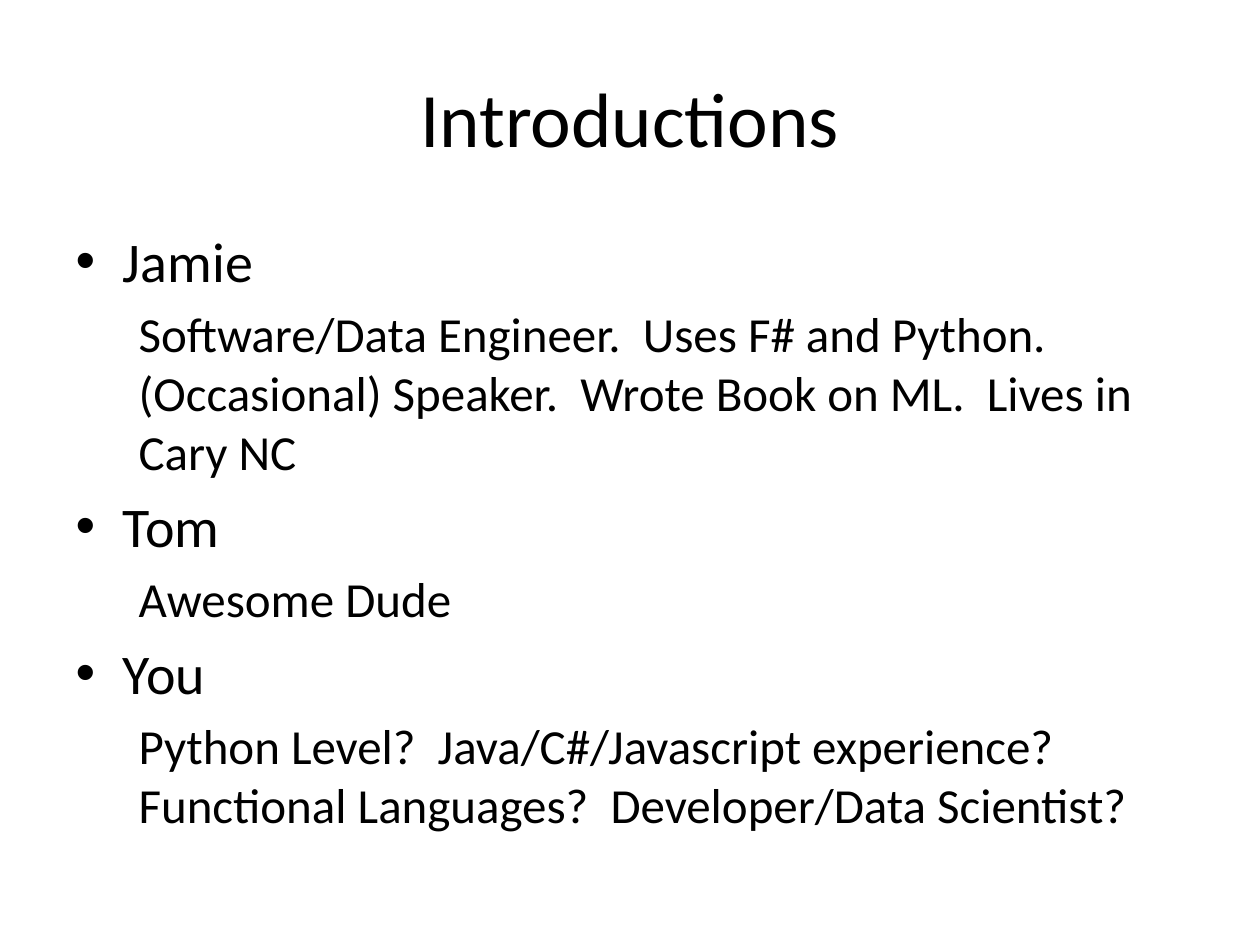
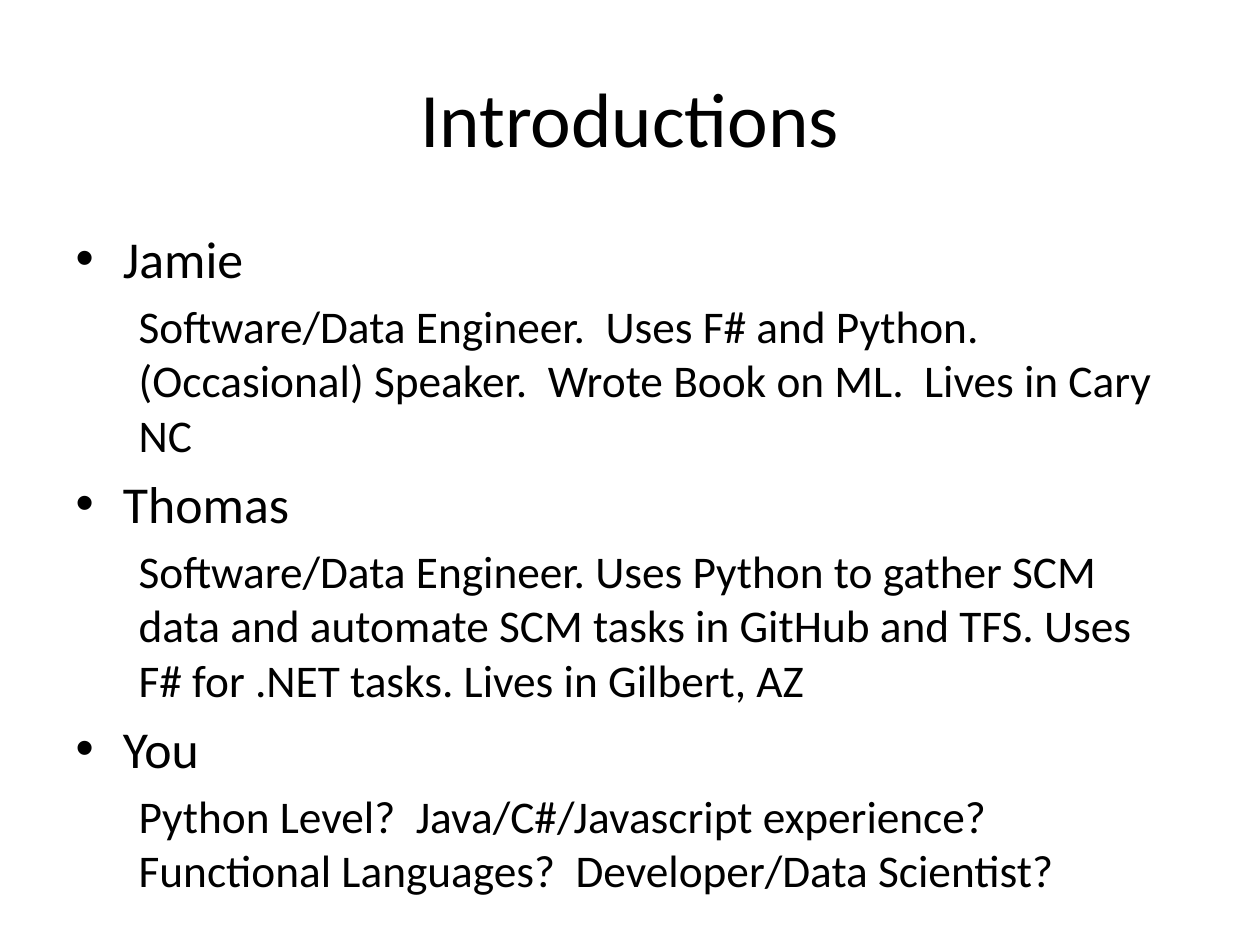
Before and after one commit to AlanGitHub00/PydataNYC, a slide deck: slide 3 of presentation/FSharpForData.pptx. Drawn at 1260x945 pixels with LibreOffice and Linux fonts; fonts in the diff are those of the drawing. Boxes give left, top, right and bottom in pixels: in the first picture for what was removed or moved away, otherwise in the second. Text is boxed around its words. In the diff, an @@ line names an element or a change of style, - is before the commit and + after.

```diff
--- a/presentation/FSharpForData.pptx
+++ b/presentation/FSharpForData.pptx
@@ text at (123,242,1150,841): size 32 to 29.6 pt in "Jamie", "You"; size 28 to 25.9 pt in "Software/Data Engineer. Uses F# and Python. (Occasional) ...", "Python Level? Java/C#/Javascript experience? Functional Lang ..." @@
@@ text at (123,487,1131,703): text changed; size 28 to 25.9 pt @@
-• Tom
-  Awesome Dude
+• Thomas
+  Software/Data Engineer. Uses Python to gather SCM data and automate SCM tasks in GitHub and TFS. Uses F# for .NET tasks. Lives in Gilbert, AZ
```
Also in this commit, not shown: 2 other slides changed.
